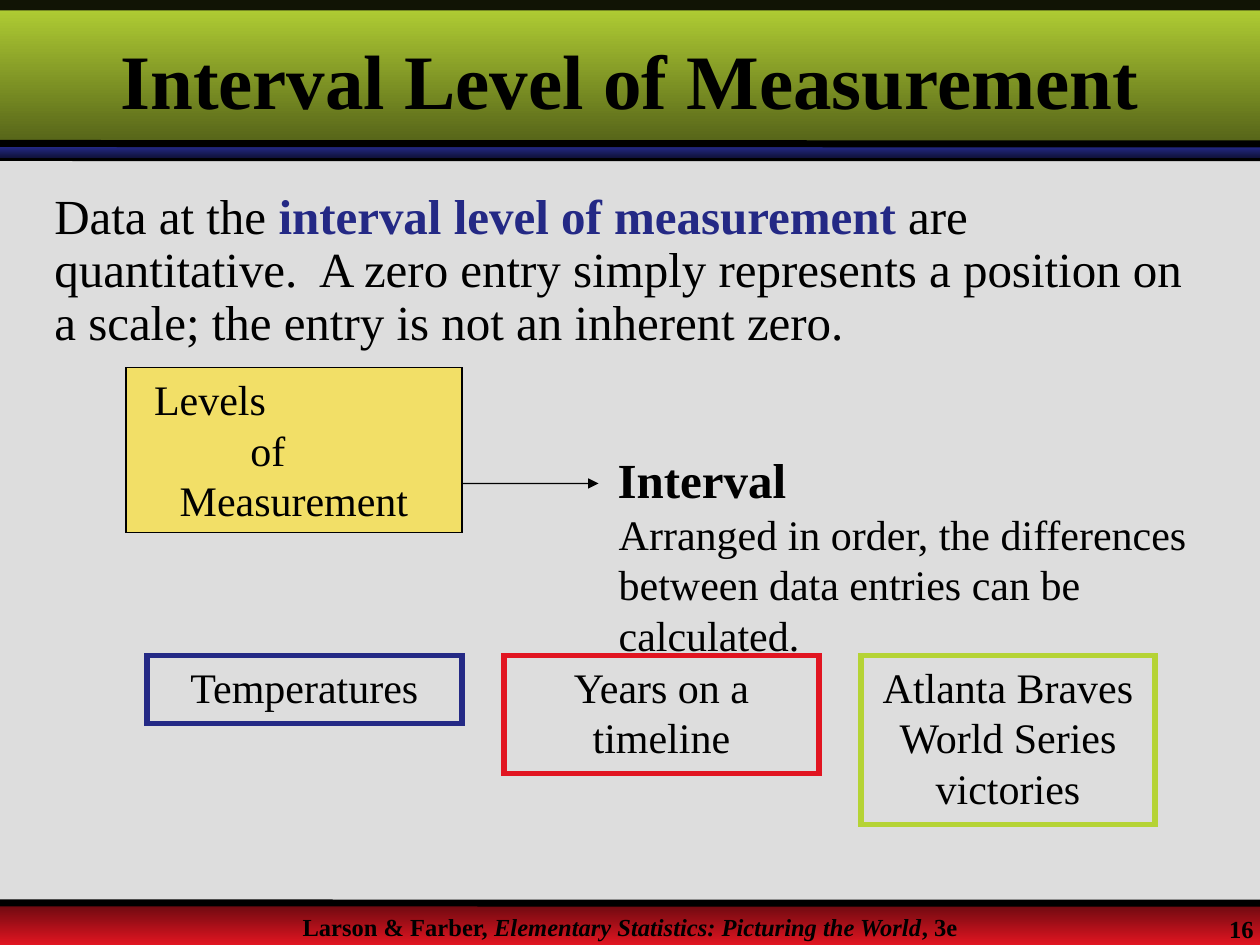
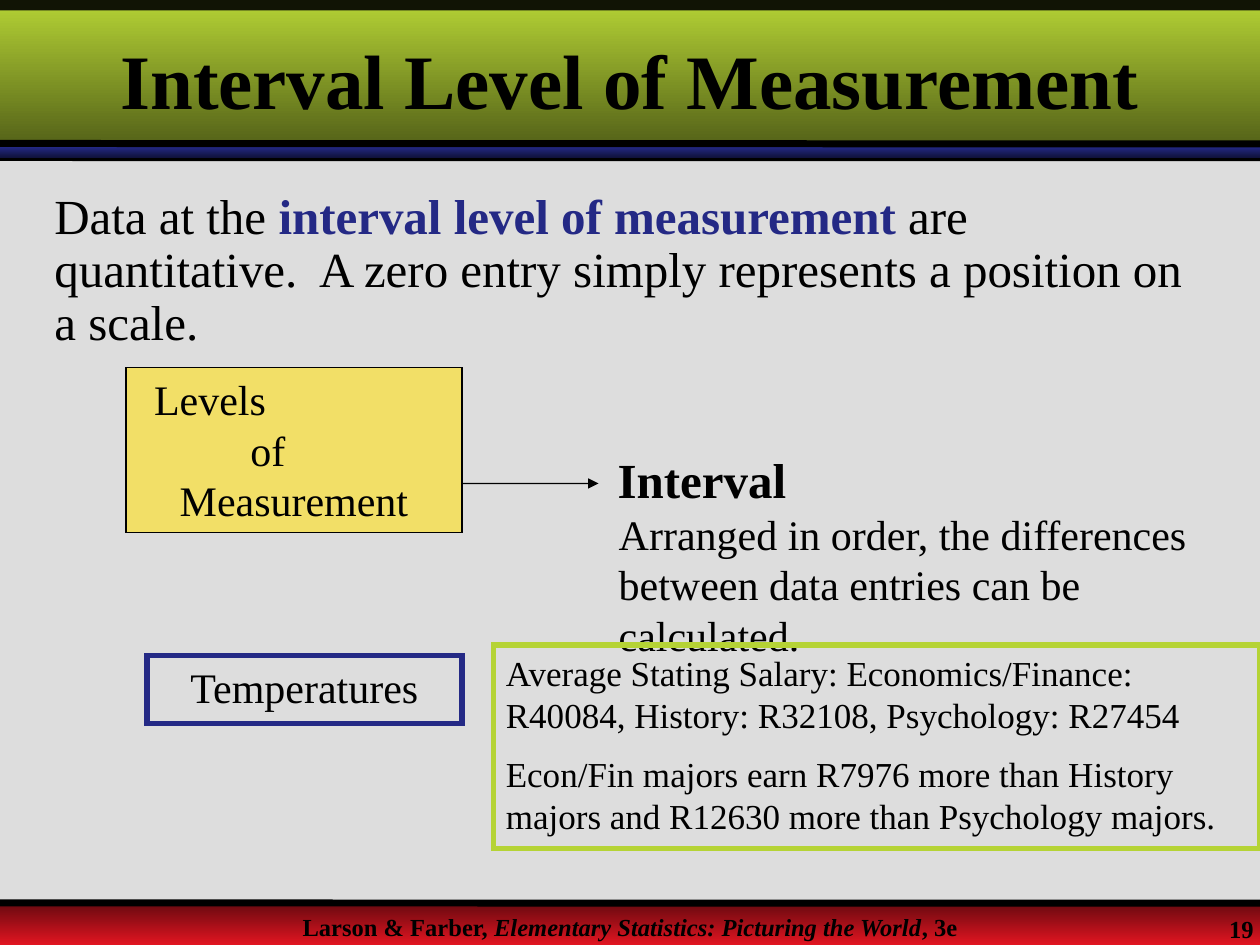
Before and after one commit to MMabaso/Quantitative-Techniques-Lecture, a slide deck: slide 19 of QTS105D/Lecture1.pptx (slide 16 before the commit). Drawn at 1260x945 pixels with LibreOffice and Linux fonts; fonts in the diff are those of the drawing; background and template pictures are left out. Boxes give left, top, right and bottom in pixels: in the first picture for what was removed or moved away, otherwise in the second. Text is boxed around its words. In the diff, an @@ line names an element or a change of style, - is before the commit and + after.

```diff
--- a/QTS105D/Lecture1.pptx
+++ b/QTS105D/Lecture1.pptx
@@ text at (54, 199, 1182, 341): text changed @@
-Data at the interval level of measurement are quantitative. A zero entry simply represents a position on a scale; the entry is not an inherent zero.
+Data at the interval level of measurement are quantitative. A zero entry simply represents a position on a scale.
@@ rectangle "Average Stating Salary: Economics/Finance: R40084, ...": place and size @@
-rectangle "Average Stating Salary: Economics/Finance: R40084, ..." at (861, 655, 1154, 824)
+rectangle "Average Stating Salary: Economics/Finance: R40084, ..." at (494, 645, 1260, 849)
@@ rectangle removed at (504, 655, 819, 774) @@
-Years on a timeline
@@ text in rectangle at (506, 661, 1215, 837): text changed; size 24 to 20 pt @@
-Atlanta Braves World Series victories
+Average Stating Salary: Economics/Finance: R40084, History: R32108, Psychology: R27454
+Econ/Fin majors earn R7976 more than History majors and R12630 more than Psychology majors.
@@ page number at (1229, 922, 1254, 943): text changed @@
-16
+19
```
Also in this commit, not shown: 9 other slides changed, 9 slides added, 2 slides removed.
